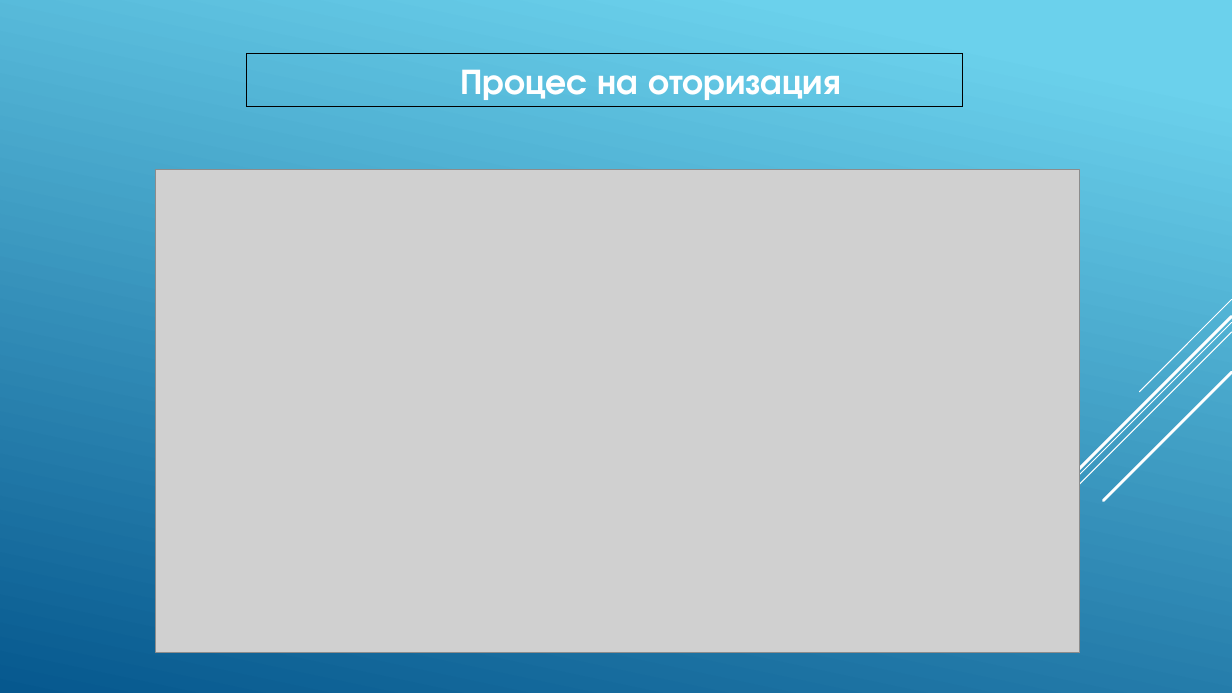
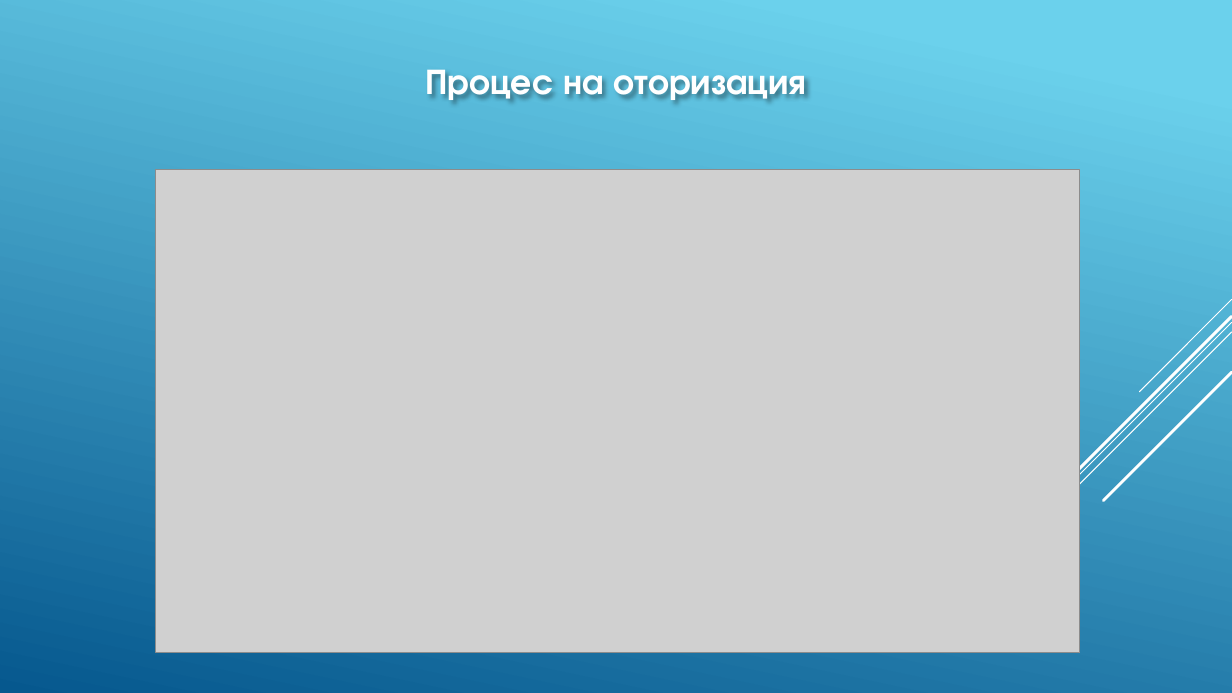
Before and after one commit to pgee-dzi2024/Theme_2501, a slide deck: slide 7 of dr/Защита.pptx. Drawn at 1232x693 pixels with LibreOffice and Linux fonts; fonts in the diff are those of the drawing; grey boxes stand for pictures. Boxes give left, top, right and bottom in pixels: in the first picture for what was removed or moved away, otherwise in the second. Text is boxed around its words. In the diff, an @@ line names an element or a change of style, - is before the commit and + after.

```diff
--- a/dr/Защита.pptx
+++ b/dr/Защита.pptx
@@ text "Процес на оторизация": place and size @@
-text "Процес на оторизация" at box(247, 54, 963, 106)
+text "Процес на оторизация" at box(426, 69, 806, 103)
@@ text "Процес на оторизация" at box(426, 69, 806, 103): outline #000000 0.75 pt to none @@
```
Also in this commit, not shown: 7 other slides changed, 1 slide added, 1 slide removed, 3 other files.
